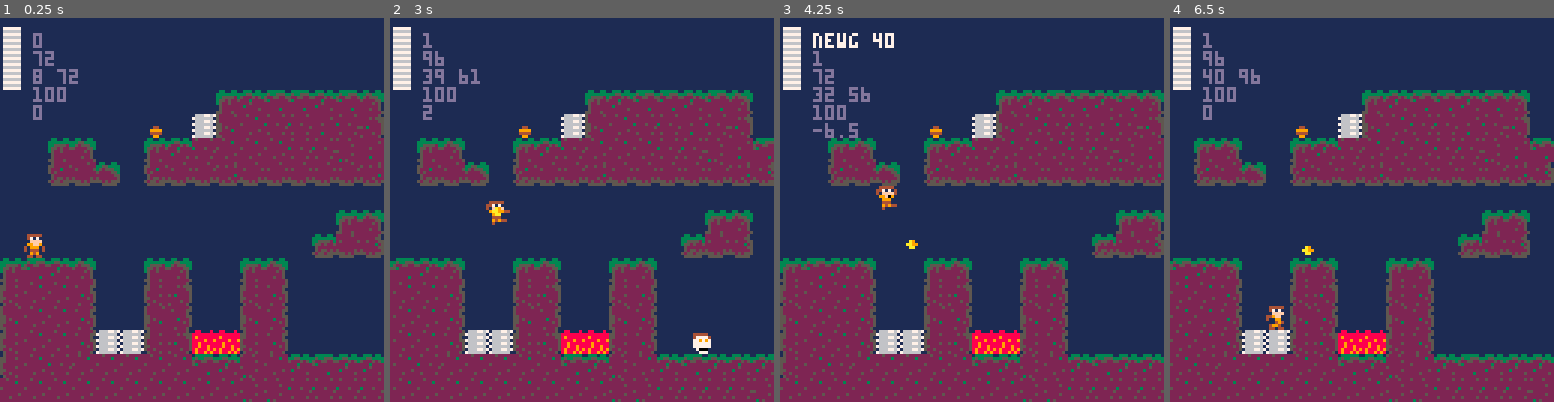
Above: before the commit, frames 1-4 (left to right).
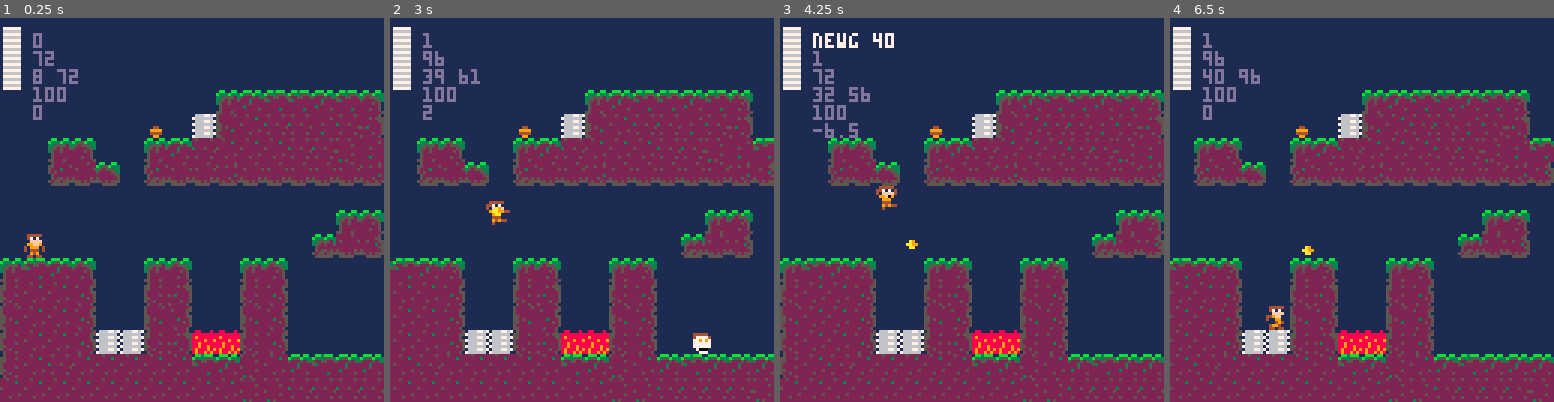
Above: after the commit, the same moments.

Repository: RicoP/picowiese
Game: PICO-8 cartridge mmm.p8
Same seed, same stepped clock (60 frames per second), same inputs: the game is played once before the commit and once after it.
Inputs:
- Up to frame 1 (0.25 s): no input
- Up to frame 2 (3 s): tap X (X key) at 0.33, 1.07, 1.85, 2.97 s; tap O (Z key) at 0.7, 1.7, 2.1, 2.5, 2.9 s; hold Right 1.6-2.1 s; hold Up 2.15-2.42 s; hold Right from 2.47 s (still down)
- Up to frame 3 (4.25 s): release Right at 3.03 s; hold Left 3.08-3.58 s; tap O (Z key) at 3.3, 3.7, 4.1 s; hold Down 3.63-3.97 s; hold Right from 4.02 s (still down); tap X (X key) at 4.08 s
- Up to frame 4 (6.5 s): tap O (Z key) every 0.4 s from 4.5 to 6.1 s; release Right at 4.68 s; hold Up 4.73-5.03 s; hold Left 5.08-5.68 s; tap X (X key) at 5.2, 6.32 s; hold Down 5.73-6.03 s; hold Right from 6.08 s (still down)

The runs differ from the first frame. In frame 1, 1.1% of the frame differs, in the area x 0-100%, y 18-90%; in frame 2, 1.2%; in frame 3, 1.1%; in frame 4, 1.2%.

Commit message:
draw fixes

Diff:
--- a/mmm.p8
+++ b/mmm.p8
@@ -534,11 +534,17 @@
 
 function entity_draw(e)
  if not e.tile then return end
+
  local tile = e.tile
+ local flipt = false
 
  if tile == entity_explosion1 then
-  local flipt = g_frame % 20 < 10
+  flipt = g_frame % 20 < 10
   if g_frame % 40 < 20 then tile+=1 end
+ end
+
+ if e.direction == -1 then
+  flipt = not flipt
  end
 
  spr(tile, e.x, e.y, 1, 1, flipt)
@@ -561,8 +567,8 @@
 	return p
 end
 __gfx__
-00000000e44444eee44444eee44444eee44444ee0330033003330330033333300330033003300330033303300333333003300330000000000000000000000000
-00000000e47171ee4471714ee47171eee47171ee3333333333553333353355533355333333333333335533333533555333553333000000000000000000000000
+00000000e44444eee44444eee44444eee44444ee0bb00bb00bbb0bb00bb3bbb00bb00bb00bb00bb00bbb0bb00bbb3bb00bb00bb0000000000000000000000000
+00000000e47171ee4471714ee47171eee47171eeb333b333b355b333b5335553b355b333b333b333b355b333b5335553b355b333000000000000000000000000
 00700700eeffffee4effff4eeeffffeeeeffff4e3355552352225253522552253525553333555523522252535225522535255533000000000000000000000000
 00077000e99ff9eee99f09ee449ffeeee49ff94e3552522522232222532222225222255335525225222322225322222252222553000000000000000000000000
 000770004e999e4eee999eee4ee99eeee4e99eee3522522222252222222222222222525005222222222222322222222222222255000000000000000000000000
@@ -612,9 +618,9 @@
 0000000000001000211516262627262800000000000000000000000000000000000000000000000000000000000000000000000000000000000000000000000000000000000000000000000000000000000000000000000000000000000000000000000000000000000000000000000000000000000000000000000000000000
 00000508000005062616161626261727070c0000000000000000000000000000000000000000000000000000000000000000000000000000000000000000000000000000000000000000000000000000000000000000000000000000000000000000000000000000000000000000000000000000000000000000000000000000
 000035370c003537373637373737373638000000000000000000000000000000000000000000000000000000000000000000000000000000000000000000000000000000000000000000000000000000000000000000000000000000000000000000000000000000000000000000000000000000000000000000000000000000
-0000000000000000000000000000000000000000000000000000000000000000000000000000000000000000000000000000000000000000000000000000000000000000000000000000000000000000000000000000000000000000000000000000000000000000000000000000000000000000000000000000000000000000
-0000000000000000000000000000050800000000000000000000000000000000000000000000000000000000000000000000000000000000000000000000000000000000000000000000000000000000000000000000000000000000000000000000000000000000000000000000000000000000000000000000000000000000
-0001000000000000000000000009373800000000000000000000000000000000000000000000000000000000000000000000000000000000000000000000000000000000000000000000000000000000000000000000000000000000000000000000000000000000000000000000000000000000000000000000000000000000
+0000000000000000000000000000000000000000000000002121212100000000000000000000000000000000000000000000000000000000000000000000000000000000000000000000000000000000000000000000000000000000000000000000000000000000000000000000000000000000000000000000000000000000
+0000000000000000000000000000050800000000000021212121212100212121212100002121212121000000000000000000000000000000000000000000000000000000000000000000000000000000000000000000000000000000000000000000000000000000000000000000000000000000000000000000000000000000
+0001000000000000000000000009373800000000212121212121212100212121212100002121212121210000000000000000000000000000000000000000000000000000000000000000000000000000000000000000000000000000000000000000000000000000000000000000000000000000000000000000000000000000
 0507060800000508000005080000000000000000000000000000000000000000000000000000000000000000000000000000000000000000000000000000000000000000000000000000000000000000000000000000000000000000000000000000000000000000000000000000000000000000000000000000000000000000
 2516161800002528000025180000000000000000000000000000000000000000000000000000000000000000000000000000000000000000000000000000000000000000000000000000000000000000000000000000000000000000000000000000000000000000000000000000000000000000000000000000000000000000
 1516161800001518000015180000000000000000000000000000000000000000000000000000000000000000000000000000000000000000000000000000000000000000000000000000000000000000000000000000000000000000000000000000000000000000000000000000000000000000000000000000000000000000
